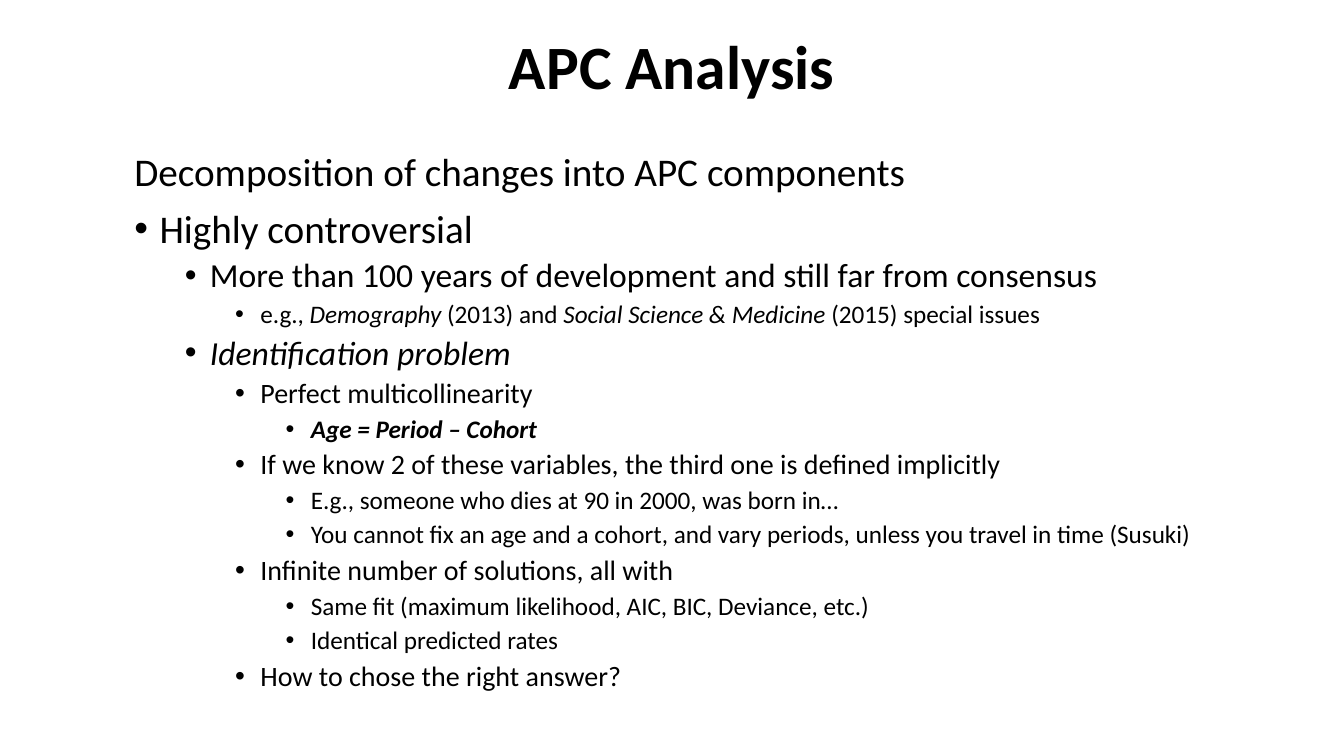
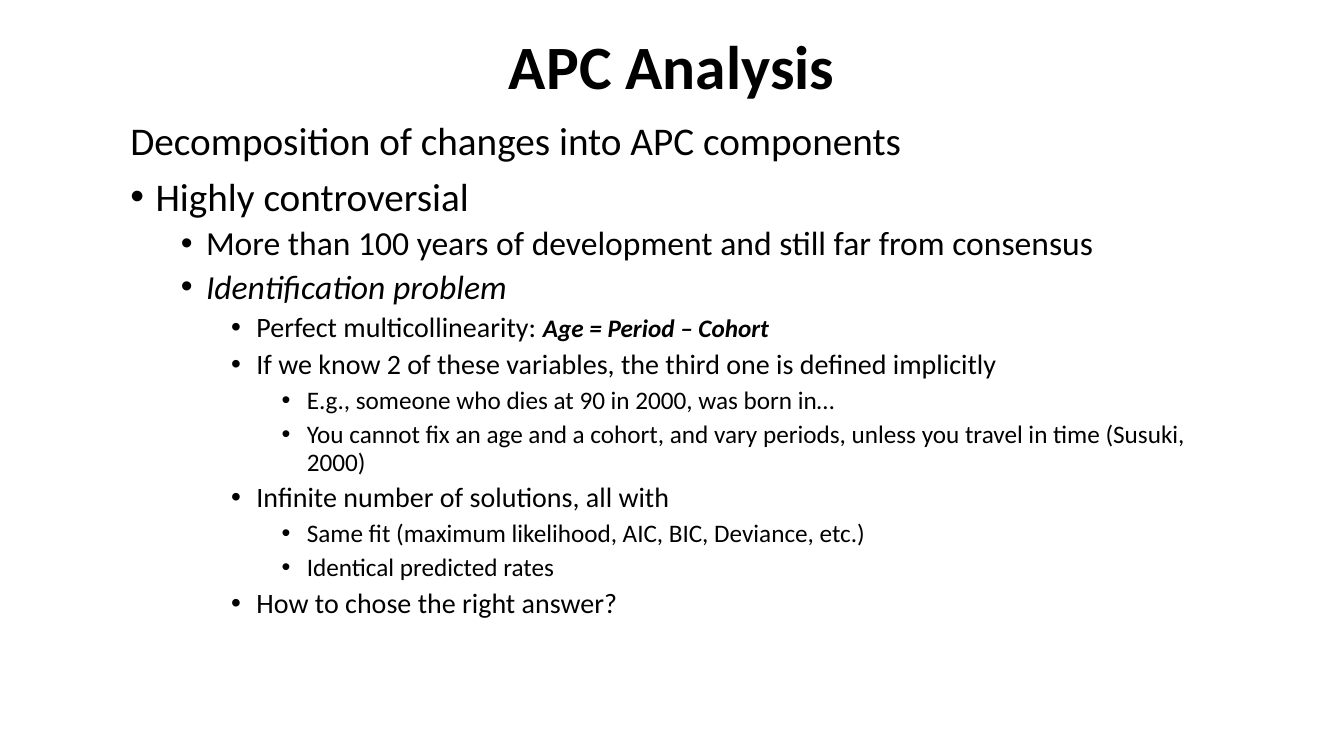
Before and after one commit to kikeacosta/edsd23_apc, a slide deck: slide 3 of slides/03_statistical_APC.pptx. Drawn at 1344x756 pixels with LibreOffice and Linux fonts; fonts in the diff are those of the drawing. Boxes give left, top, right and bottom in pixels: in the first picture for what was removed or moved away, otherwise in the second. Text is boxed around its words. In the diff, an @@ line names an element or a change of style, - is before the commit and + after.

```diff
--- a/slides/03_statistical_APC.pptx
+++ b/slides/03_statistical_APC.pptx
@@ text "Decomposition of changes into APC ..." moved from (x1=134, y1=158, x2=1190, y2=691) to (x1=130, y1=127, x2=1185, y2=618) @@
@@ text at (x1=256, y1=317, x2=768, y2=342): text changed @@
-    • Perfect multicollinearity
-      • Age = Period – Cohort
+    • Perfect multicollinearity: Age = Period – Cohort
@@ text at (x1=260, y1=304, x2=1040, y2=328): paragraph removed @@
-    • e.g., Demography (2013) and Social Science & Medicine (2015) special issues
@@ text at (x1=307, y1=424, x2=1185, y2=475): text changed @@
-      • You cannot fix an age and a cohort, and vary periods, unless you travel in time (Susuki)
+      • You cannot fix an age and a cohort, and vary periods, unless you travel in time (Susuki, 2000)
```
Also in this commit, not shown: 4 other slides changed, 3 slides added, 2 other files.
